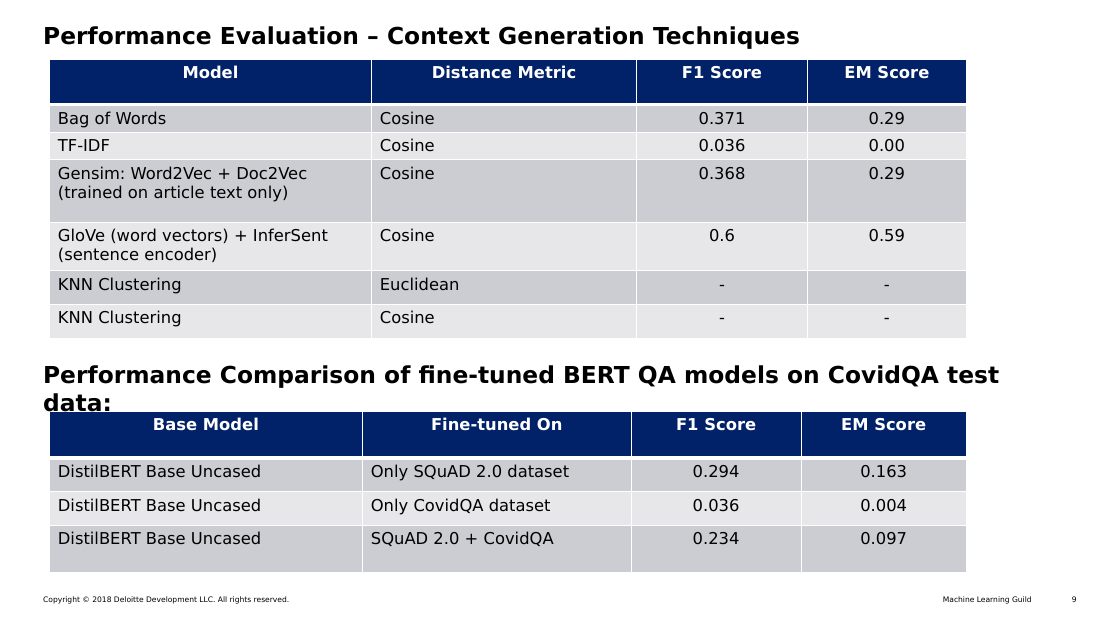
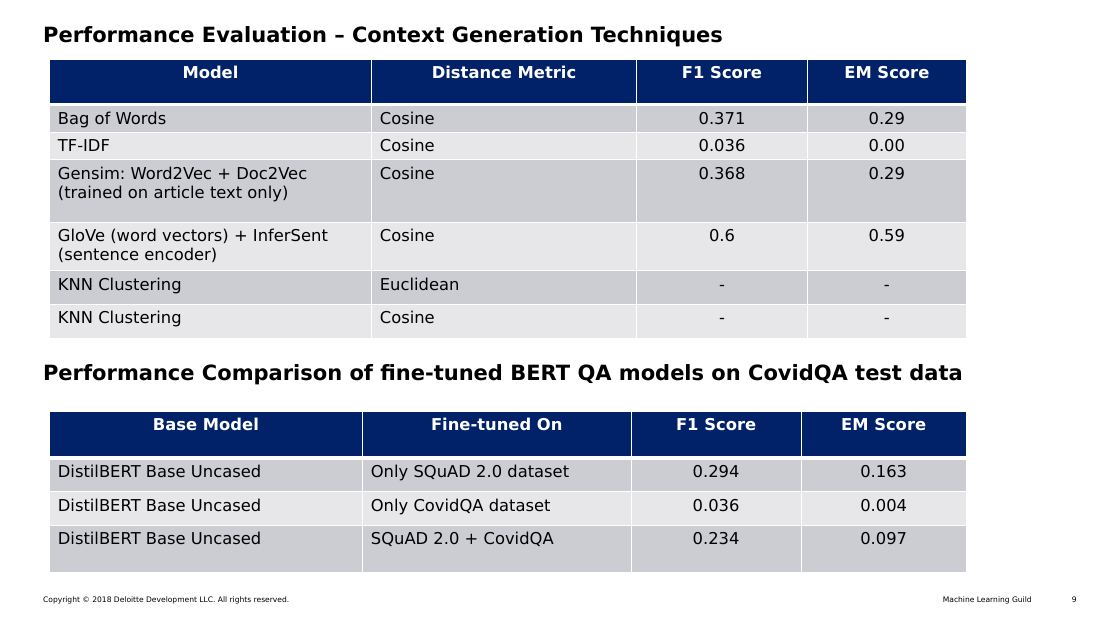
Before and after one commit to niravraje/Web-QnA, a slide deck: slide 9 of PPT/MLG Capstone Presentation - Final v3.pptx. Drawn at 1120x630 pixels with LibreOffice and Linux fonts; fonts in the diff are those of the drawing. Boxes give left, top, right and bottom in pixels: in the first picture for what was removed or moved away, otherwise in the second. Text is boxed around its words. In the diff, an @@ line names an element or a change of style, - is before the commit and + after.

```diff
--- a/PPT/MLG Capstone Presentation - Final v3.pptx
+++ b/PPT/MLG Capstone Presentation - Final v3.pptx
@@ title "Performance Evaluation – Context Generation ..." at bbox=[43, 26, 723, 47]: size 20 to 18 pt @@
@@ text at bbox=[43, 364, 962, 385]: text changed; size 20 to 18 pt @@
-Performance Comparison of fine-tuned BERT QA models on CovidQA test data:
+Performance Comparison of fine-tuned BERT QA models on CovidQA test data
```
Also in this commit, not shown: 3 other slides changed, 1 slide added, 1 slide removed, 3 other files.
